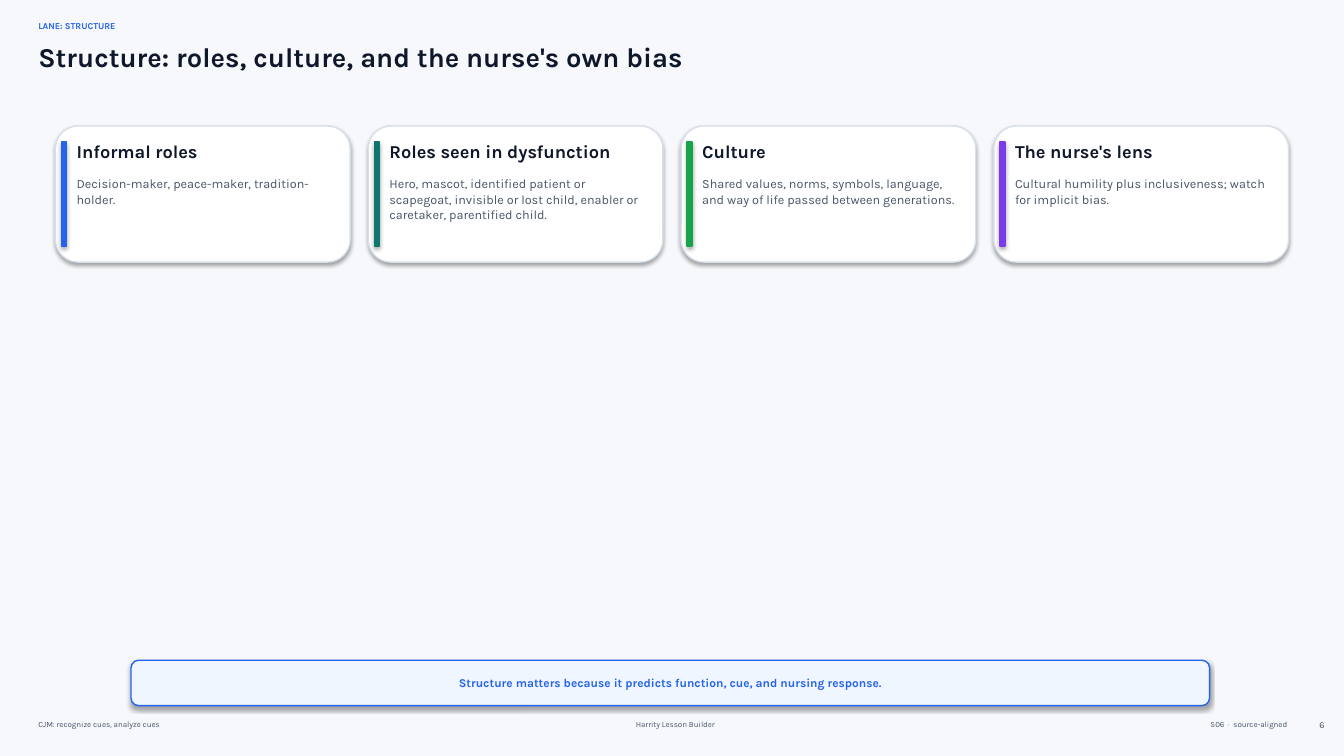
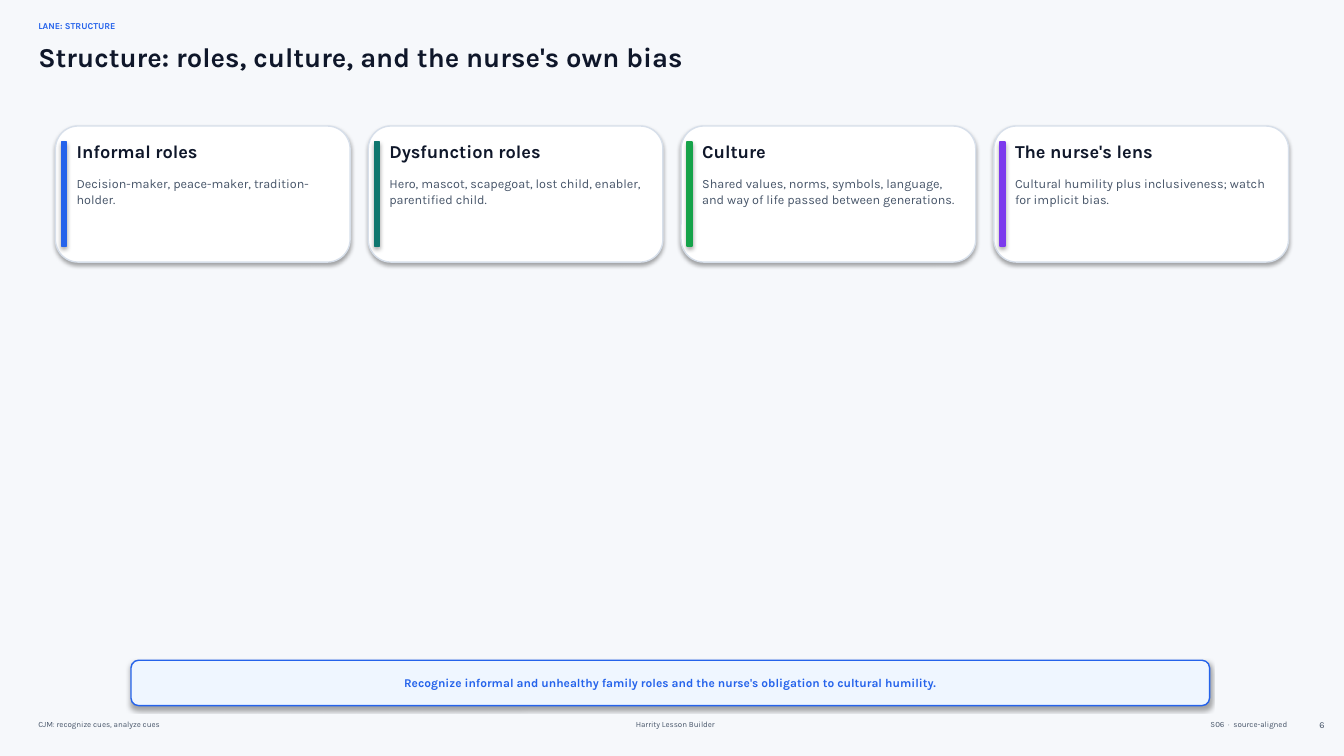
Before and after one commit to Bobbyh93/repo, a slide deck: slide 6 of lessons/openrn_hp_ch4/package/20260906_NHP_Family_Dynamics_Part_1.pptx. Drawn at 1344x756 pixels with LibreOffice and Linux fonts; fonts in the diff are those of the drawing. Boxes give left, top, right and bottom in pixels: in the first picture for what was removed or moved away, otherwise in the second. Text is boxed around its words. In the diff, an @@ line names an element or a change of style, - is before the commit and + after.

```diff
--- a/lessons/openrn_hp_ch4/package/20260906_NHP_Family_Dynamics_Part_1.pptx
+++ b/lessons/openrn_hp_ch4/package/20260906_NHP_Family_Dynamics_Part_1.pptx
@@ text at [389,145,540,163]: text changed @@
-Roles seen in dysfunction
+Dysfunction roles
@@ text at [389,179,641,207]: text changed @@
-Hero, mascot, identified patient or scapegoat, invisible or lost child, enabler or caretaker, parentified child.
+Hero, mascot, scapegoat, lost child, enabler, parentified child.
@@ text at [404,678,936,690]: text changed @@
-Structure matters because it predicts function, cue, and nursing response.
+Recognize informal and unhealthy family roles and the nurse's obligation to cultural humility.
```
Also in this commit, not shown: 6 other slides changed, 12 other files.
